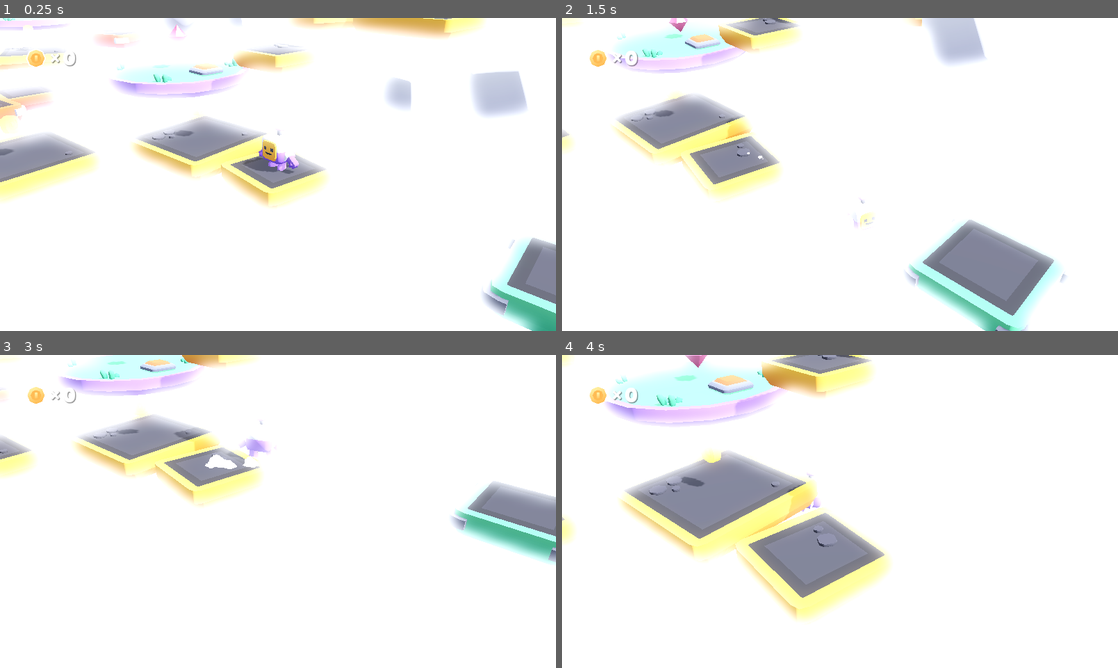
Above: before the commit, frames 1-4 (two rows, left to right).
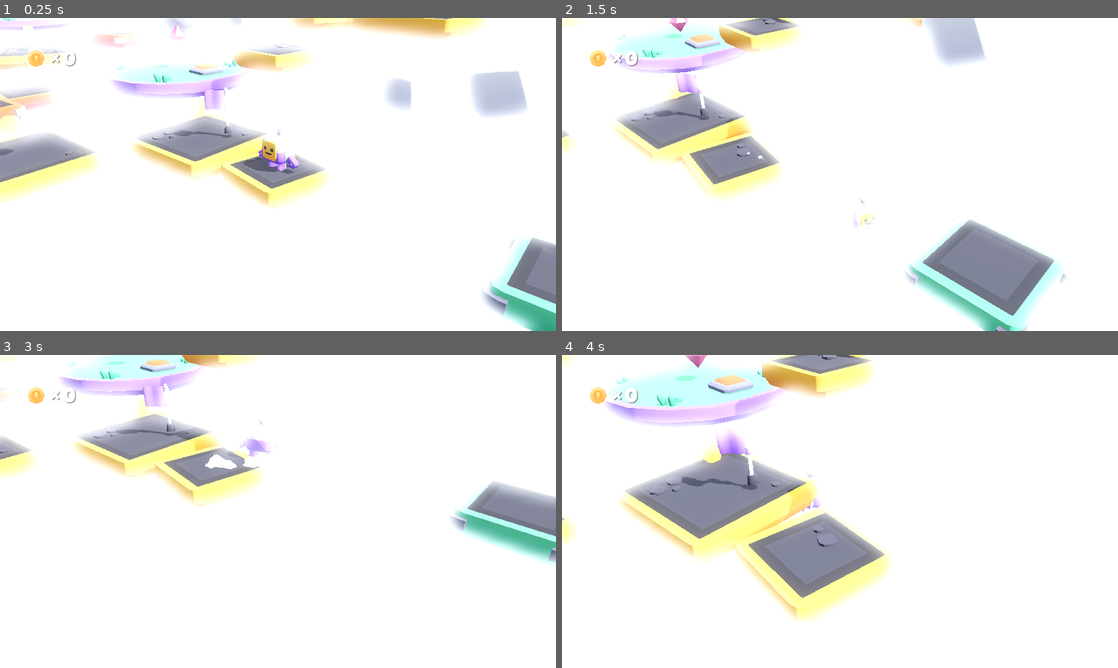
Above: after the commit, the same moments.

Repository: ziOOOtis/LevelDesignPlatformerKit
Game: Godot game, scene res://scenes/main.tscn
Two runs of this game, one before a commit and one after it. Both use one fixed random seed, a clock stepped at 60 frames per second and the inputs below.
Inputs:
- Up to frame 1 (0.25 s): no input
- Up to frame 2 (1.5 s): hold D (move_right) 0.53-1.28 s; tap Down (camera_down) at 0.6 s; tap Space (jump) at 0.77 s; hold S (move_back) from 1.28 s (still down); tap Left (camera_left) at 1.35 s
- Up to frame 3 (3 s): tap Space (jump) at 1.52 s; release S (move_back) at 2.03 s; hold D (move_right) 2.03-2.78 s; tap Right (camera_right) at 2.1 s; hold W (move_forward) from 2.78 s (still down); tap Up (camera_up) at 2.85 s
- Up to frame 4 (4 s): tap Space (jump) at 3.02, 3.77 s; release W (move_forward) at 3.53 s; hold A (move_left) from 3.53 s (still down); tap Down (camera_down) at 3.6 s

The runs differ from the first frame. In frame 1, 0.4% of the frame differs, in the area x 34-42%, y 20-39%; in frame 2, 0.5%; in frame 3, 0.4%; in frame 4, 0.7%, in the area x 25-36%, y 19-44%.

Commit message:
Close app and play again functionality

Diff:
--- a/project.godot
+++ b/project.godot
@@ -103,6 +103,11 @@
 , Object(InputEventJoypadMotion,"resource_local_to_scene":false,"resource_name":"","device":-1,"axis":4,"axis_value":1.0,"script":null)
 ]
 }
+close_app={
+"deadzone": 0.5,
+"events": [Object(InputEventKey,"resource_local_to_scene":false,"resource_name":"","device":-1,"window_id":0,"alt_pressed":false,"shift_pressed":false,"ctrl_pressed":false,"meta_pressed":false,"pressed":false,"keycode":0,"physical_keycode":4194305,"key_label":0,"unicode":0,"location":0,"echo":false,"script":null)
+]
+}
 
 [layer_names]
 
--- a/scenes/main.tscn
+++ b/scenes/main.tscn
@@ -21,10 +21,12 @@
 [ext_resource type="PackedScene" uid="uid://bs65o07otxbmm" path="res://objects/moving_object_path_3d.tscn" id="17_k6tf2"]
 [ext_resource type="PackedScene" uid="uid://g73m8k0j7lyo" path="res://objects/button.tscn" id="17_kptnv"]
 [ext_resource type="FontFile" uid="uid://d0cxd77jybrcn" path="res://fonts/lilita_one_regular.ttf" id="17_tk810"]
+[ext_resource type="Theme" uid="uid://d3avl0mr4r87l" path="res://themes/default_theme.tres" id="22_ntxd1"]
+[ext_resource type="Texture2D" uid="uid://dm50aa4qogm65" path="res://sprites/button_rectangle_depth_gloss.png" id="23_iywmg"]
 
 [sub_resource type="CameraAttributesPractical" id="CameraAttributesPractical_u8ojw"]
 auto_exposure_scale = 0.75
-dof_blur_far_distance = 25.0
+dof_blur_far_distance = 0.01
 
 [sub_resource type="Curve3D" id="Curve3D_5n82a"]
 _data = {
@@ -48,6 +50,7 @@
 [node name="Main" type="Node3D"]
 
 [node name="Environment" type="WorldEnvironment" parent="."]
+unique_name_in_owner = true
 environment = ExtResource("1_ahusb")
 camera_attributes = SubResource("CameraAttributesPractical_u8ojw")
 
@@ -87,6 +90,9 @@
 [node name="flag" parent="World" instance=ExtResource("4_els00")]
 transform = Transform3D(0.707107, 0, -0.707107, 0, 1, 0, 0.707107, 0, 0.707107, 0, 3.48077, -6)
 
+[node name="flag2" parent="World" instance=ExtResource("4_els00")]
+transform = Transform3D(0.707107, 0, -0.707107, 0, 1, 0, 0.707107, 0, 0.707107, -2.41497, 0.610653, -0.4984)
+
 [node name="checkpoint" parent="World" instance=ExtResource("14_iy7eg")]
 transform = Transform3D(1, 0, 0, 0, 1, 0, 0, 0, 1, -6.98404, 1.5, -2.0873)
 
@@ -186,9 +192,19 @@
 shadow_opacity = 0.75
 
 [node name="HUD" type="CanvasLayer" parent="."]
+process_mode = 3
 script = ExtResource("11_apvpm")
 
-[node name="Icon" type="TextureRect" parent="HUD"]
+[node name="Control" type="Control" parent="HUD"]
+layout_mode = 3
+anchors_preset = 15
+anchor_right = 1.0
+anchor_bottom = 1.0
+grow_horizontal = 2
+grow_vertical = 2
+
+[node name="Icon" type="TextureRect" parent="HUD/Control"]
+layout_mode = 0
 offset_left = 57.0
 offset_top = 67.0
 offset_right = 313.0
@@ -196,7 +212,8 @@
 scale = Vector2(0.2, 0.2)
 texture = ExtResource("13_jfda3")
 
-[node name="x" type="Label" parent="HUD"]
+[node name="x" type="Label" parent="HUD/Control"]
+layout_mode = 0
 offset_left = 112.0
 offset_top = 64.0
 offset_right = 144.0
@@ -204,24 +221,23 @@
 text = "×"
 label_settings = SubResource("LabelSettings_38ys3")
 
-[node name="Level Complete" type="Label" parent="HUD"]
-unique_name_in_owner = true
-visible = false
-anchors_preset = 8
+[node name="Level Complete" type="Label" parent="HUD/Control"]
+unique_name_in_owner = true
+layout_mode = 1
+anchors_preset = 5
 anchor_left = 0.5
-anchor_top = 0.5
 anchor_right = 0.5
-anchor_bottom = 0.5
-offset_left = -248.0
-offset_top = -43.0
-offset_right = 248.0
-offset_bottom = 43.0
+offset_left = -429.0
+offset_top = 139.0
+offset_right = 429.0
+offset_bottom = 287.0
 grow_horizontal = 2
-grow_vertical = 2
 text = "Level Complete!"
 label_settings = SubResource("LabelSettings_ri8jt")
 
-[node name="Coins" type="Label" parent="HUD"]
+[node name="CoinsLabel" type="Label" parent="HUD/Control"]
+unique_name_in_owner = true
+layout_mode = 0
 offset_left = 144.0
 offset_top = 64.0
 offset_right = 368.0
@@ -229,5 +245,31 @@
 text = "0"
 label_settings = SubResource("LabelSettings_38ys3")
 
+[node name="PlayAgainButton" type="Button" parent="HUD/Control"]
+unique_name_in_owner = true
+layout_mode = 1
+anchors_preset = 7
+anchor_left = 0.5
+anchor_top = 1.0
+anchor_right = 0.5
+anchor_bottom = 1.0
+offset_left = -196.0
+offset_top = -258.0
+offset_right = 196.0
+offset_bottom = -122.0
+grow_horizontal = 2
+grow_vertical = 0
+size_flags_horizontal = 0
+theme = ExtResource("22_ntxd1")
+theme_override_colors/font_color = Color(1, 1, 1, 1)
+theme_override_constants/outline_size = 2
+theme_override_fonts/font = ExtResource("17_tk810")
+theme_override_font_sizes/font_size = 60
+text = "Play Again?"
+icon = ExtResource("23_iywmg")
+flat = true
+icon_alignment = 1
+
 [connection signal="coin_collected" from="Player" to="HUD" method="_on_coin_collected"]
 [connection signal="reached_goal" from="Player" to="HUD" method="_on_player_reached_goal"]
+[connection signal="pressed" from="HUD/Control/PlayAgainButton" to="HUD" method="_on_play_again_button_pressed"]
--- a/scripts/button.gd
+++ b/scripts/button.gd
@@ -17,7 +17,7 @@
 func _process(_delta: float) -> void:
 	pass
 
-func _on_button_area_3d_area_entered(area: Area3D) -> void:
+func _on_button_area_3d_area_entered(_area: Area3D) -> void:
 	if not animation_player.is_playing():
 		if button_state:
 			button_state = false
--- a/scripts/flag.gd
+++ b/scripts/flag.gd
@@ -5,12 +5,6 @@
 func _ready() -> void:
 	pass # Replace with function body.
 
-
-# Called every frame. 'delta' is the elapsed time since the previous frame.
-func _process(delta: float) -> void:
-	pass
-
-
 func _on_area_3d_body_entered(body: Node3D) -> void:
 	if body.has_method("touched_goal") and !touched:
 		touched = true
--- a/scripts/hud.gd
+++ b/scripts/hud.gd
@@ -1,13 +1,41 @@
 extends CanvasLayer
 @onready var level_complete: Label = %"Level Complete"
+@onready var coins_label: Label = %CoinsLabel
+@onready var play_again_button: Button = %PlayAgainButton
+@onready var environment: WorldEnvironment = %Environment
+
+var original_blur : bool
+var original_blur_distance : float
+var original_blur_amount : float
 
 func _ready() -> void:
 	level_complete.visible = false
+	play_again_button.visible = false
 
 func _on_coin_collected(coins):
 	get_tree().call_group("Door", "coin_amount_updated",coins)
-	$Coins.text = str(coins)
+	coins_label.text = str(coins)
 
 func _on_player_reached_goal() -> void:
+	original_blur = environment.camera_attributes.get("dof_blur_far_enabled")
+	original_blur_distance = environment.camera_attributes.get("dof_blur_far_distance")
+	original_blur_amount = environment.camera_attributes.get("dof_blur_amount")
+
+	environment.camera_attributes.set("dof_blur_far_enabled", true)
+	environment.camera_attributes.set("dof_blur_far_distance", 0.0)
+	environment.camera_attributes.set("dof_blur_amount", 0.1)
 	level_complete.visible = true
+	play_again_button.visible = true
 	get_tree().paused = true
+
+
+func _on_play_again_button_pressed() -> void:
+	environment.camera_attributes.set("dof_blur_far_enabled", original_blur)
+	environment.camera_attributes.set("dof_blur_far_distance", original_blur_distance)
+	environment.camera_attributes.set("dof_blur_amount", original_blur_amount)
+
+	get_tree().paused = false
+	play_again_button.visible = false
+	level_complete.visible = false
+	coins_label.text = str(0)
+	get_tree().reload_current_scene()
--- a/scripts/player_kill_volume.gd
+++ b/scripts/player_kill_volume.gd
@@ -9,7 +9,7 @@
 		pass
 
 # Called every frame. 'delta' is the elapsed time since the previous frame.
-func _process(delta: float) -> void:
+func _process(_delta: float) -> void:
 	if Engine.is_editor_hint():
 		global_position = Vector3(0,death_height,0)
 
--- a/scripts/view.gd
+++ b/scripts/view.gd
@@ -25,6 +25,10 @@
 	pass
 
 func _physics_process(delta):
+	#Close the app
+	if Input.is_action_pressed("close_app"):
+		close_app()
+
 	if look_at_player:
 		# Set position and rotation to targets
 
@@ -66,3 +70,6 @@
 
 	zoom += Input.get_axis("zoom_in", "zoom_out") * zoom_speed * delta
 	zoom = clamp(zoom, zoom_maximum, zoom_minimum)
+
+func close_app() -> void:
+	get_tree().quit()
--- /dev/null
+++ b/themes/default_theme.tres
@@ -0,0 +1,27 @@
+[gd_resource type="Theme" load_steps=8 format=3 uid="uid://d3avl0mr4r87l"]
+
+[ext_resource type="FontFile" uid="uid://d0cxd77jybrcn" path="res://fonts/lilita_one_regular.ttf" id="1_ue1v3"]
+[ext_resource type="Texture2D" uid="uid://dm50aa4qogm65" path="res://sprites/button_rectangle_depth_gloss.png" id="2_up23b"]
+[ext_resource type="Texture2D" uid="uid://bq7c1bte7ivog" path="res://sprites/button_rectangle_gloss.png" id="3_muu02"]
+
+[sub_resource type="StyleBoxTexture" id="StyleBoxTexture_km5j6"]
+texture = ExtResource("2_up23b")
+
+[sub_resource type="StyleBoxTexture" id="StyleBoxTexture_c203k"]
+texture = ExtResource("3_muu02")
+
+[sub_resource type="StyleBoxTexture" id="StyleBoxTexture_agvfp"]
+texture = ExtResource("2_up23b")
+
+[sub_resource type="StyleBoxTexture" id="StyleBoxTexture_jpot5"]
+texture = ExtResource("3_muu02")
+
+[resource]
+default_font = ExtResource("1_ue1v3")
+Button/constants/outline_size = 3
+Button/font_sizes/font_size = 40
+Button/fonts/font = ExtResource("1_ue1v3")
+Button/styles/focus = SubResource("StyleBoxTexture_km5j6")
+Button/styles/hover = SubResource("StyleBoxTexture_c203k")
+Button/styles/normal = SubResource("StyleBoxTexture_agvfp")
+Button/styles/pressed = SubResource("StyleBoxTexture_jpot5")
Not shown: 1 places in scenes/main.tscn that only renumber resources
Binary file added: sprites/button_rectangle_depth_gloss.png
Not shown, added: sprites/button_rectangle_depth_gloss.png.import
Binary file added: sprites/button_rectangle_gloss.png
Not shown, added: sprites/button_rectangle_gloss.png.import
